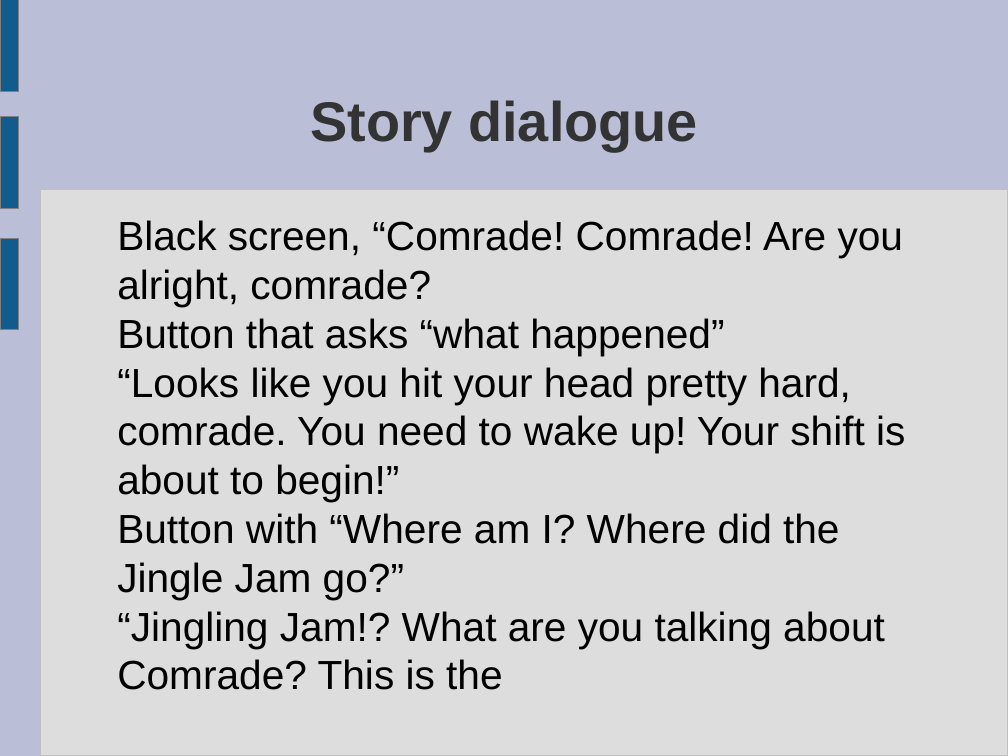
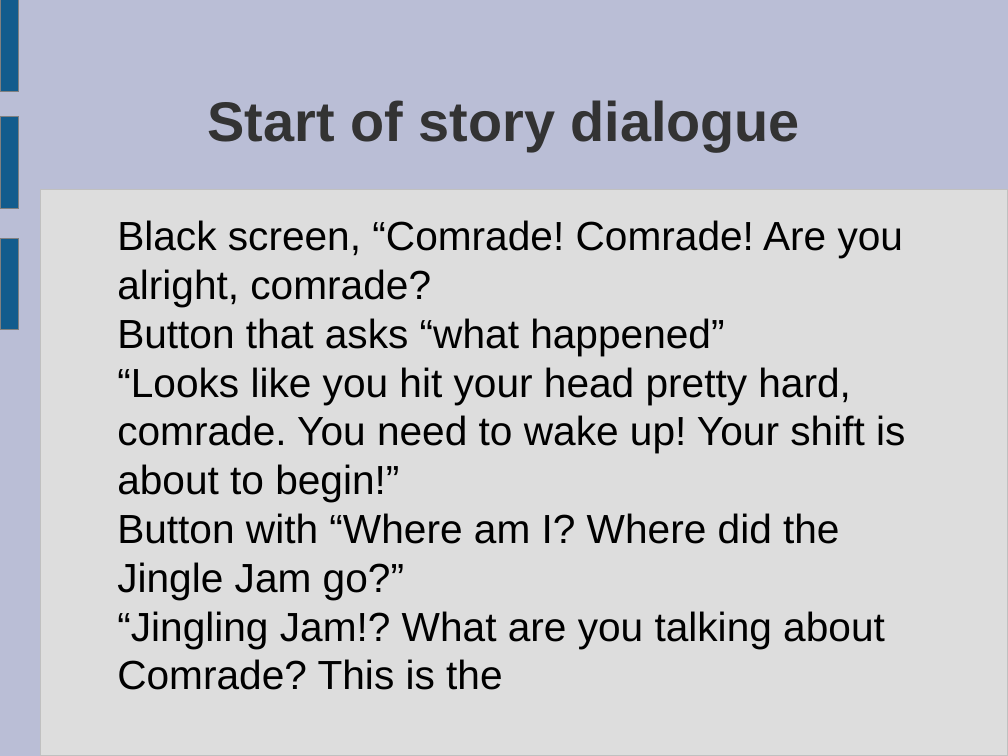
Before and after one commit to ktosox/JingleGameJam2024, a slide deck: slide 14 of GDD.odp (slide 13 before the commit). Drawn at 1008x756 pixels with LibreOffice and Linux fonts; fonts in the diff are those of the drawing. Boxes give left, top, right and bottom in pixels: in the first picture for what was removed or moved away, otherwise in the second. Text is boxed around its words. In the diff, an @@ line names an element or a change of style, - is before the commit and + after.

```diff
--- a/GDD.odp
+++ b/GDD.odp
@@ title at box(208, 100, 800, 150): text changed @@
-Story dialogue
+Start of story dialogue
```
Also in this commit, not shown: 11 other slides changed, 2 slides added, 11 other files.
